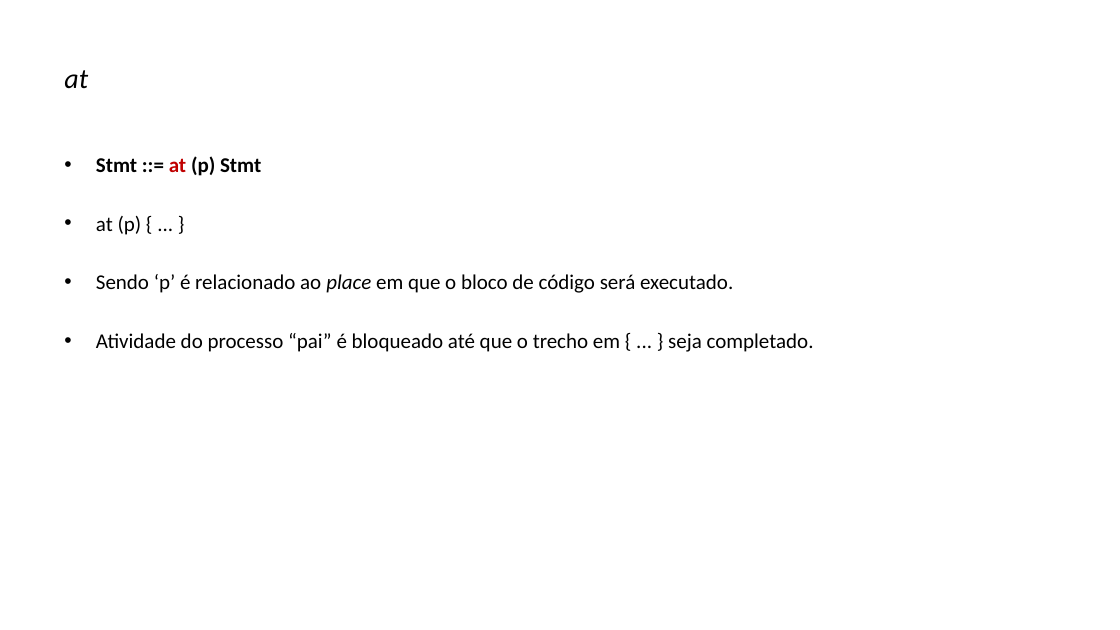
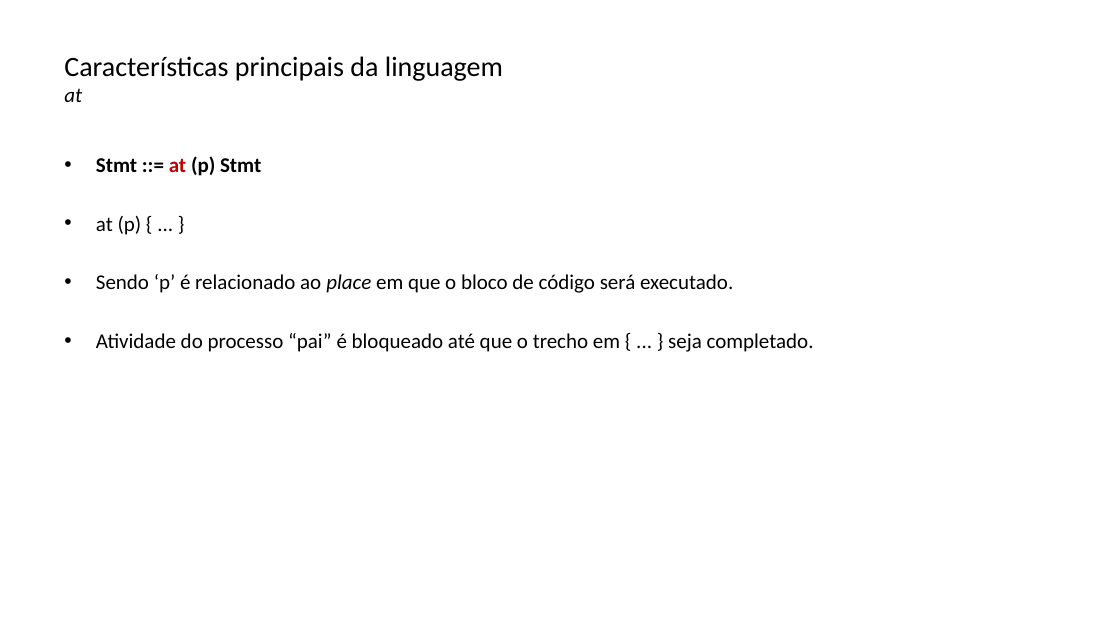
Before and after one commit to lquatrin/inf2591, a slide deck: slide 15 of x10.pptx (slide 14 before the commit). Drawn at 1120x630 pixels with LibreOffice and Linux fonts; fonts in the diff are those of the drawing. Boxes give left, top, right and bottom in pixels: in the first picture for what was removed or moved away, otherwise in the second. Text is boxed around its words. In the diff, an @@ line names an element or a change of style, - is before the commit and + after.

```diff
--- a/x10.pptx
+++ b/x10.pptx
@@ title at bbox=[64, 56, 503, 102]: text changed; italic off @@
-at
+Características principais da linguagem
+at
```
Also in this commit, not shown: 21 other slides changed, 2 slides added, 1 slide removed, 5 other files.
